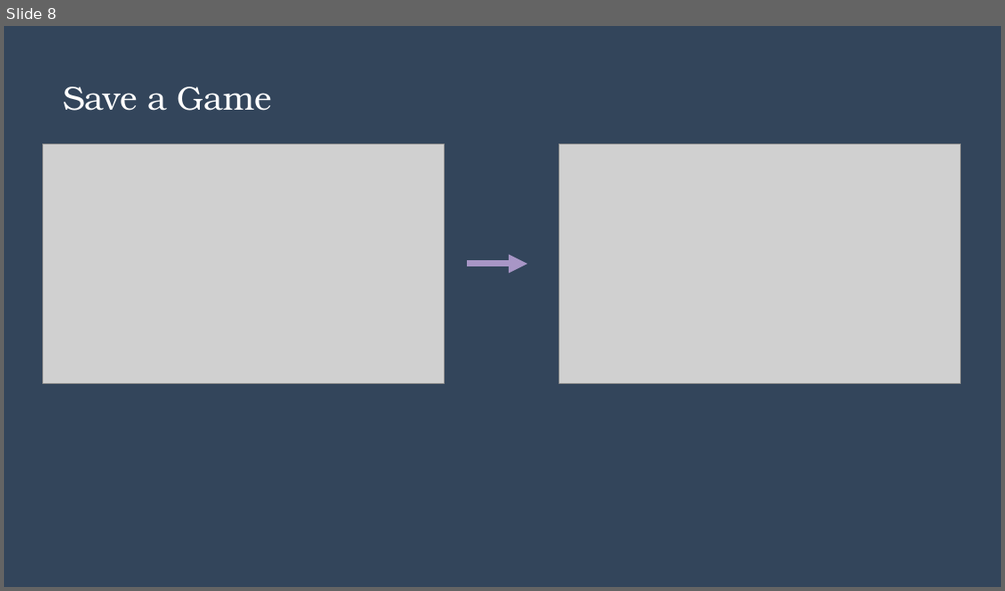
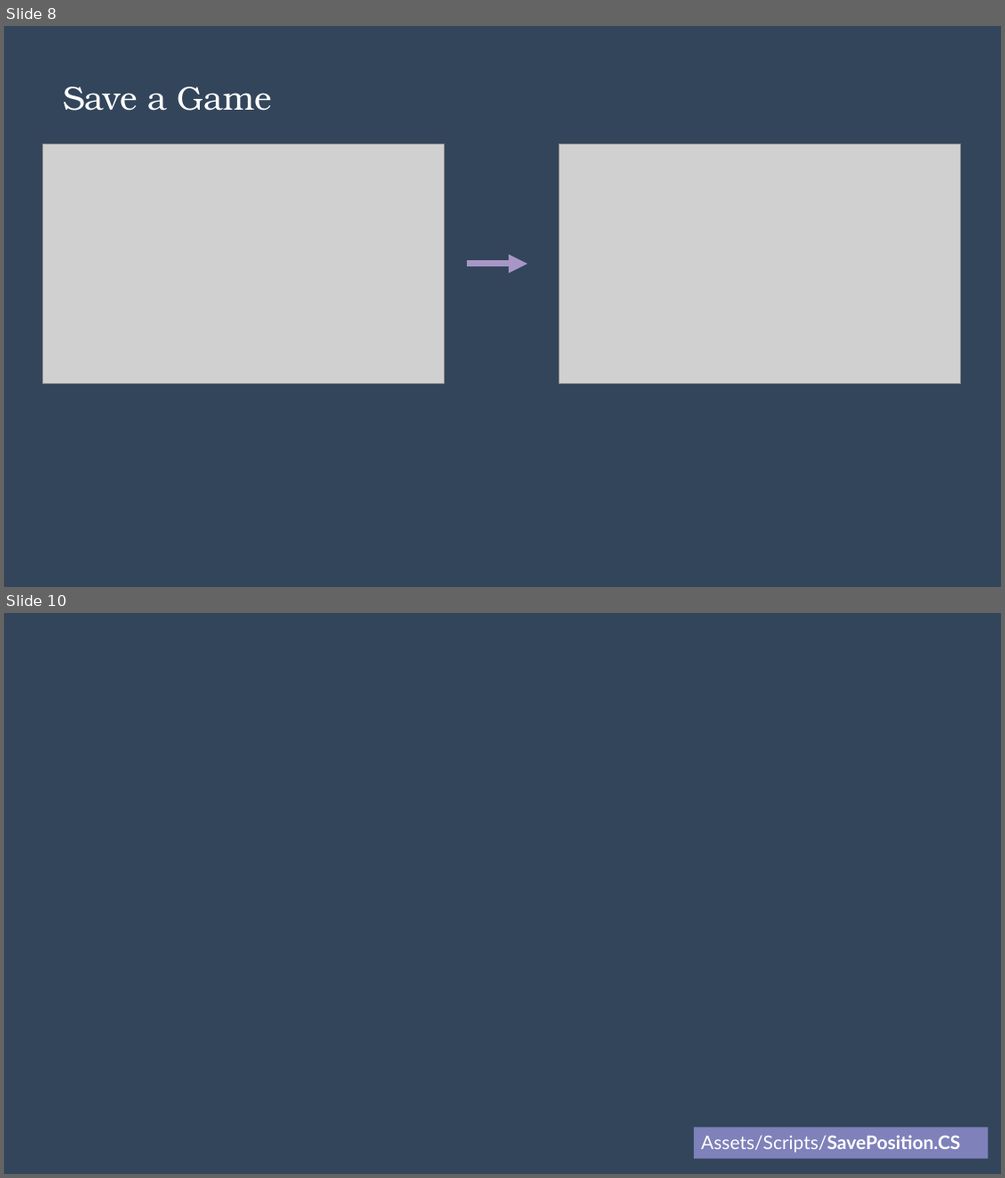
Before and after one commit to alexasummers/Serialization, a slide deck: Serialization/Lecture.pptx. Shown one above the other, each under a label of ours: slide 8 before the commit, slides 8 and 10 after it; the slides between them are not shown. The pictures are 1005x591 and 1005x1178 pixels, drawn with LibreOffice and Linux fonts; fonts in the diff are those of the drawing; grey boxes stand for pictures. Boxes give left, top, right and bottom in pixels: in the first picture for what was removed or moved away, otherwise in the second. Text is boxed around its words. In the diff, an @@ line names an element or a change of style, - is before the commit and + after.

```diff
--- a/Serialization/Lecture.pptx
+++ b/Serialization/Lecture.pptx
@@ slide 10 added at [4,613,1001,1174], background #243141; not listed: 1 template element that a slide beside it also shows @@
@@ rectangle added at [695,1127,989,1159], fill #7F81BA, 18 pt, text #FFFFFF @@
+Assets/Scripts/SavePosition.CS
```
Also in this commit, not shown: 1 slide changed.
